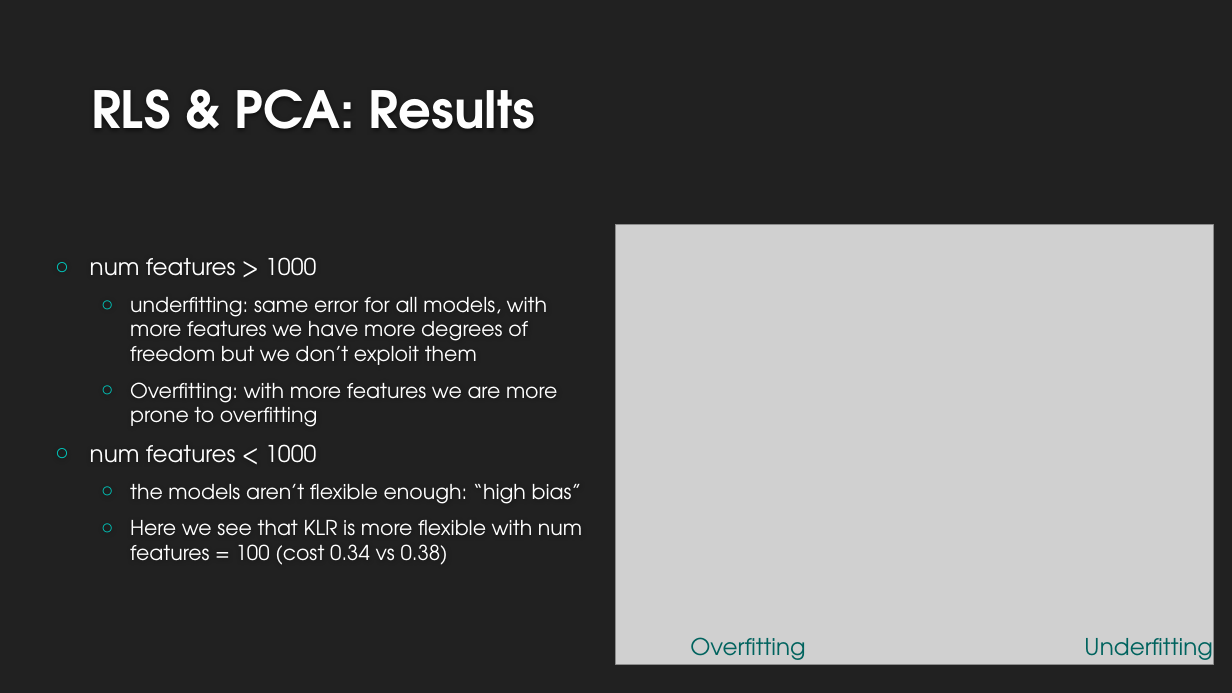
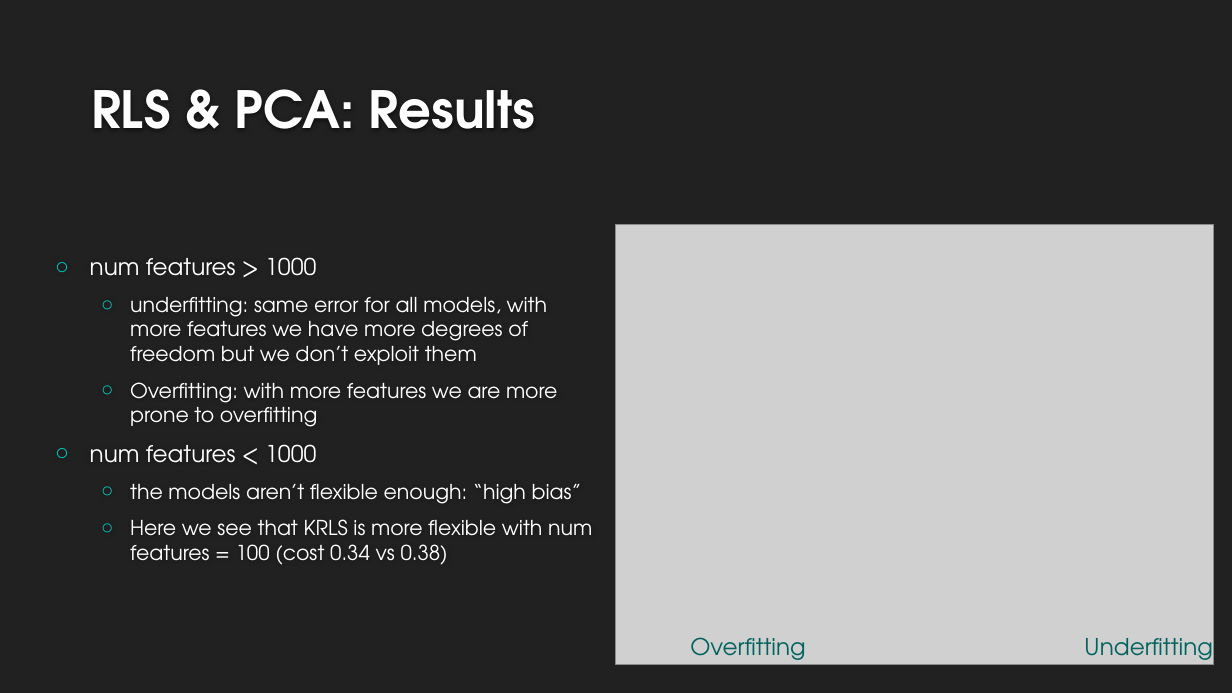
Before and after one commit to Simosound94/ML_project, a slide deck: slide 13 of Presentazione.pptx (slide 12 before the commit). Drawn at 1232x693 pixels with LibreOffice and Linux fonts; fonts in the diff are those of the drawing; grey boxes stand for pictures; background and template pictures are left out. Boxes give left, top, right and bottom in pixels: in the first picture for what was removed or moved away, otherwise in the second. Text is boxed around its words. In the diff, an @@ line names an element or a change of style, - is before the commit and + after.

```diff
--- a/Presentazione.pptx
+++ b/Presentazione.pptx
@@ text at (x1=130, y1=519, x2=592, y2=565): text changed @@
-  ○ Here we see that KLR is more flexible with num features = 100 (cost 0.34 vs 0.38)
+  ○ Here we see that KRLS is more flexible with num features = 100 (cost 0.34 vs 0.38)
```
Also in this commit, not shown: 6 other slides changed, 1 slide added, 11 other files.
